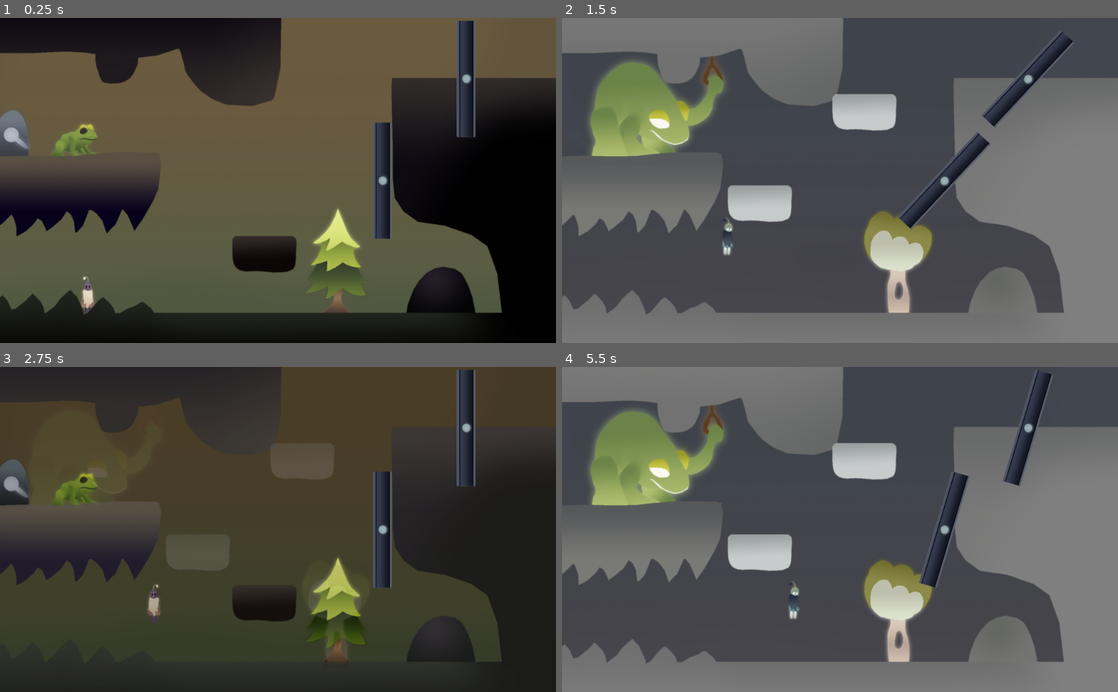
Above: before the commit, frames 1-4 (two rows, left to right).
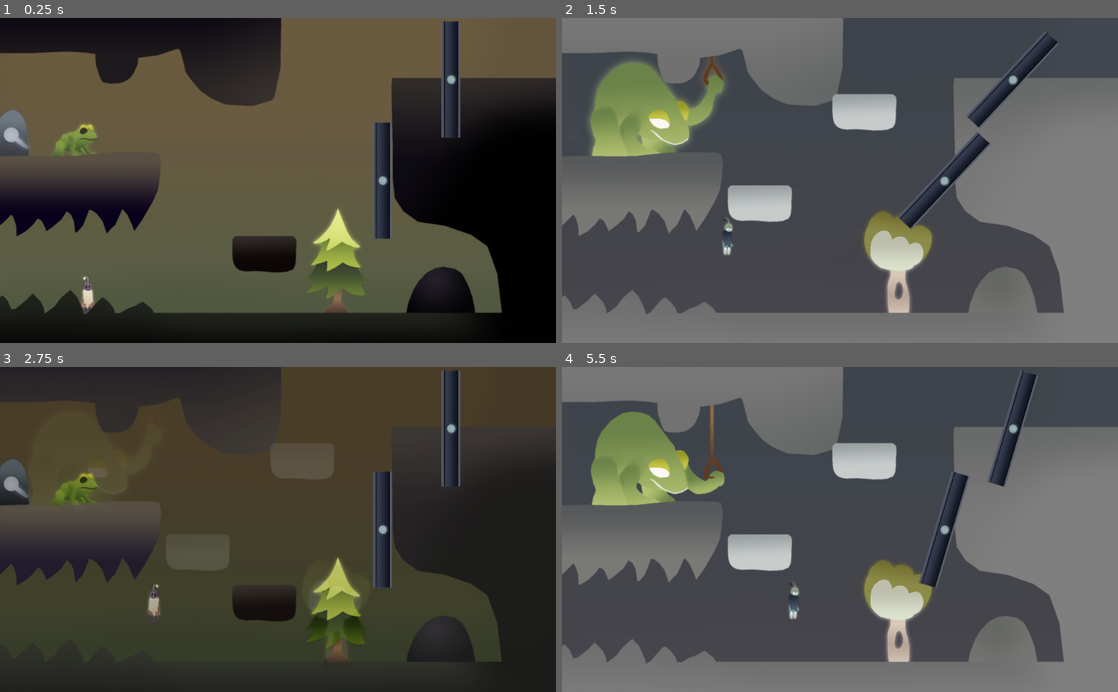
Above: after the commit, the same moments.

Repository: Dimension-Omega/misty-marshes
Game: Godot game, scene res://data/main/Main.tscn
Two runs of this game, one before a commit and one after it. Both use one fixed random seed, a clock stepped at 60 frames per second and the inputs below.
Inputs:
- Up to frame 1 (0.25 s): no input
- Up to frame 2 (1.5 s): tap Enter at 0.5 s; hold Space (duality) 0.53-1.28 s; hold Right (right) from 0.53 s (still down); tap Up (jump) at 0.77, 1.07 s; tap I at 0.8, 1.35 s
- Up to frame 3 (2.75 s): tap Up (jump) at 1.52, 1.55, 1.82 s; release Right (right) at 2.03 s; hold A (left) from 2.03 s (still down); hold Up (jump) from 2.03 s (still down); tap Space (duality) at 2.3 s
- Up to frame 4 (5.5 s): release A (left) at 2.78 s; release Up (jump) at 2.78 s; hold Right (right) 2.78-4.28 s; tap Space (duality) at 2.85, 4.55 s; tap Up (jump) at 3.02, 3.32, 4.52, 4.82 s; tap I at 3.05, 3.6, 5.3 s; hold Up (jump) 3.53-4.28 s; hold A (left) 4.28-5.03 s; tap 1 at 4.35 s; hold Right (right) from 5.03 s (still down); tap 2 at 5.1 s

The runs differ from the first frame. In frame 1, 1.8% of the frame differs, in the area x 79-86%, y 0-37%; in frame 2, 1.5%; in frame 3, 1.8%; in frame 4, 3.0%, in the area x 4-89%, y 0-43%.

Commit message:
Frog animations

Diff:
--- a/data/elements/frog/frog.gd
+++ b/data/elements/frog/frog.gd
@@ -2,18 +2,26 @@
 
 export var trigger_node : NodePath
 
-var world_color: String
+var world_color : String
+var is_triggered : bool = false
 
 func the_world_is_changing(color: String) -> void:
 	var _isWhite := color == 'white'
 	$AnimationPlayer.play("RESET")
 	world_color = color
+	set_white_sprite(is_triggered)
 
 func interact() -> void:
 	if world_color == 'black':
 		$AnimationPlayer.play("InteractBlack")
 	else:
+		is_triggered = not is_triggered
+		set_white_sprite(is_triggered)
 		var triggerNode = get_node(trigger_node)
 		if is_instance_valid(triggerNode) and triggerNode.is_inside_tree():
 			assert(triggerNode.has_method('trigger'))
 			triggerNode.trigger()
+
+func set_white_sprite(isTriggered: bool) -> void:
+	$FrogWhite.visible = not isTriggered
+	$FrogWhiteTriggered.visible = isTriggered
--- a/data/elements/frog/frog.tscn
+++ b/data/elements/frog/frog.tscn
@@ -1,8 +1,10 @@
-[gd_scene load_steps=9 format=2]
+[gd_scene load_steps=11 format=2]
 
 [ext_resource path="res://data/elements/frog/frog_white.png" type="Texture" id=1]
 [ext_resource path="res://data/elements/frog/frog_black.png" type="Texture" id=2]
 [ext_resource path="res://data/elements/frog/frog.gd" type="Script" id=3]
+[ext_resource path="res://data/elements/frog/frog_white_triggered.png" type="Texture" id=4]
+[ext_resource path="res://data/elements/frog/frog_black_leap.png" type="Texture" id=5]
 
 [sub_resource type="RectangleShape2D" id=1]
 extents = Vector2( 300, 150 )
@@ -17,7 +19,7 @@
 resource_name = "InteractBlack"
 length = 2.0
 tracks/0/type = "value"
-tracks/0/path = NodePath("FrogBlack:position")
+tracks/0/path = NodePath("FrogBlackLeap:position")
 tracks/0/interp = 1
 tracks/0/loop_wrap = true
 tracks/0/imported = false
@@ -27,6 +29,30 @@
 "transitions": PoolRealArray( 1, 1, 1 ),
 "update": 0,
 "values": [ Vector2( 13, -18 ), Vector2( 13, -310 ), Vector2( 13, -18 ) ]
+}
+tracks/1/type = "value"
+tracks/1/path = NodePath("FrogBlackLeap:visible")
+tracks/1/interp = 1
+tracks/1/loop_wrap = true
+tracks/1/imported = false
+tracks/1/enabled = true
+tracks/1/keys = {
+"times": PoolRealArray( 0, 2 ),
+"transitions": PoolRealArray( 1, 1 ),
+"update": 1,
+"values": [ true, false ]
+}
+tracks/2/type = "value"
+tracks/2/path = NodePath("FrogBlack:visible")
+tracks/2/interp = 1
+tracks/2/loop_wrap = true
+tracks/2/imported = false
+tracks/2/enabled = true
+tracks/2/keys = {
+"times": PoolRealArray( 0, 2 ),
+"transitions": PoolRealArray( 1, 1 ),
+"update": 1,
+"values": [ false, true ]
 }
 
 [sub_resource type="Animation" id=5]
@@ -43,6 +69,30 @@
 "update": 0,
 "values": [ Vector2( 13, -18 ) ]
 }
+tracks/1/type = "value"
+tracks/1/path = NodePath("FrogBlackLeap:visible")
+tracks/1/interp = 1
+tracks/1/loop_wrap = true
+tracks/1/imported = false
+tracks/1/enabled = true
+tracks/1/keys = {
+"times": PoolRealArray( 0 ),
+"transitions": PoolRealArray( 1 ),
+"update": 0,
+"values": [ false ]
+}
+tracks/2/type = "value"
+tracks/2/path = NodePath("FrogBlack:visible")
+tracks/2/interp = 1
+tracks/2/loop_wrap = true
+tracks/2/imported = false
+tracks/2/enabled = true
+tracks/2/keys = {
+"times": PoolRealArray( 0 ),
+"transitions": PoolRealArray( 1 ),
+"update": 0,
+"values": [ true ]
+}
 
 [node name="Frog" type="KinematicBody2D" groups=["duality", "interactable"]]
 collision_layer = 18432
@@ -57,11 +107,16 @@
 position = Vector2( 13, -18 )
 texture = ExtResource( 2 )
 
-[node name="KinematicBody2D" type="KinematicBody2D" parent="FrogBlack"]
+[node name="FrogBlackLeap" type="Sprite" parent="." groups=["black"]]
+visible = false
+position = Vector2( 13, -18 )
+texture = ExtResource( 5 )
+
+[node name="KinematicBody2D" type="KinematicBody2D" parent="FrogBlackLeap"]
 collision_layer = 2
 collision_mask = 0
 
-[node name="CollisionShape2D" type="CollisionShape2D" parent="FrogBlack/KinematicBody2D"]
+[node name="CollisionShape2D" type="CollisionShape2D" parent="FrogBlackLeap/KinematicBody2D"]
 position = Vector2( 0, -116.5 )
 shape = SubResource( 3 )
 
@@ -69,6 +124,11 @@
 visible = false
 position = Vector2( 83, -154 )
 texture = ExtResource( 1 )
+
+[node name="FrogWhiteTriggered" type="Sprite" parent="." groups=["white"]]
+visible = false
+position = Vector2( 83, -154 )
+texture = ExtResource( 4 )
 
 [node name="WhiteCollider" type="StaticBody2D" parent="."]
 visible = false
--- a/data/levels/2/level_2.tscn
+++ b/data/levels/2/level_2.tscn
@@ -104,7 +104,7 @@
 initial_pos = 1
 
 [node name="Gate2" parent="entities" instance=ExtResource( 11 )]
-position = Vector2( 692, -376 )
+position = Vector2( 636, -373 )
 initial_pos = 1
 
 [node name="Switch" parent="entities" instance=ExtResource( 12 )]
Not shown, added: data/elements/frog/frog_black_leap.png.import
Not shown, added: data/elements/frog/frog_white_triggered.png.import
